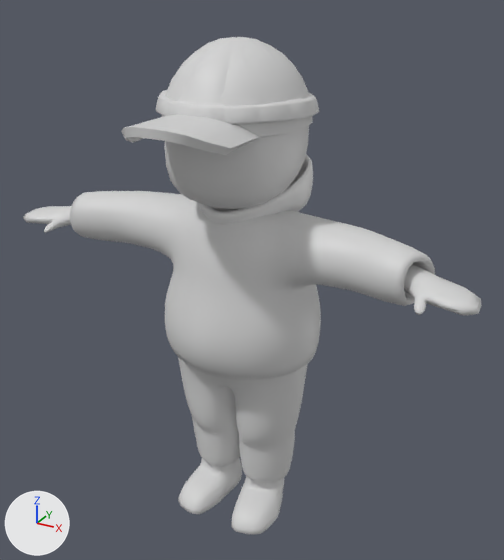
What one commit did to the FBX model Assets/3D/Models/Characters/CharMixamoRig.fbx.
The view is the same before and after, from a 50 mm camera at (1.283, -2.235, 2.184) aimed at (0.073, -0.036, 1.085). Every picture has the same lights, and +X, +Y and +Z are marked at lower left. The older version comes first. Where no turn or scale is listed for an object, it has been applied to the vertices.

In view in the first picture: 'Base Skin', 'Hat', 'Hood', 'Thief Hat', 'Thief Hoodie', 'Thief Pants'.
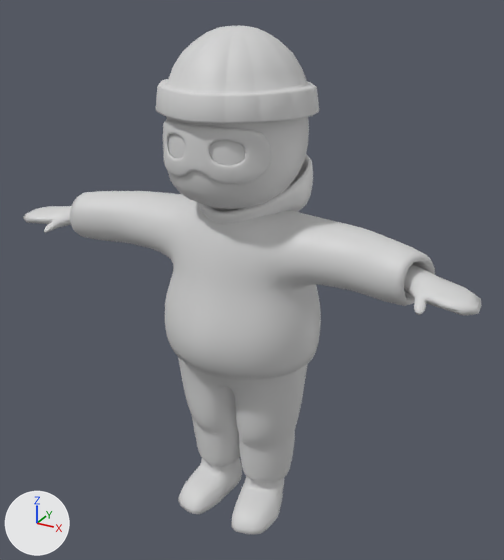
Commit message: add thief mask

Boxes (x1, y1, x2, y2) around the edits, measured in the pictures (504 x 560 px):
'Thief Hat', reshaped (14% taller)
    before: (156, 37, 319, 124)
    after: (156, 25, 319, 124)
'Hat', deleted
    before: (121, 45, 313, 155)
'Thief Mask', added
    after: (163, 120, 271, 184)

Edits to the bpy script that builds the scene:
```text
Change me_cube_030:
    used by ob_thief_hat; location = (0.0, 0.0, 0.0)
    remove me_cube_030.from_pydata(...)  # 737 vertices, 704 faces; spans x -0.294..0.294, y -0.324..0.287, z 1.718..1.981
    add me_cube_030.from_pydata(...)  # 737 vertices, 750 faces; spans x -0.294..0.294, y -0.324..0.287, z 1.719..2.019
    me_cube_030 part 1: 737 vertices removed from x -0.294..0.294, y -0.324..0.287, z 1.718..1.981; 737 vertices added at x -0.294..0.294, y -0.324..0.287, z 1.719..2.019
Add me_mesh_002:
    me_mesh_002.from_pydata(...)  # 2526 vertices, 2528 faces; spans x -0.22..0.22, y -0.297..-0.168, z 1.532..1.722
    me_mesh_002.materials.append(mat_body_002)  # light grey #d5d5d5
Remove ob_hat:
    ob_hat = bpy.data.objects.new('Hat', me_cube_025)
    ob_hat.location = (0.0, 0.0, 0.0)
Add ob_thief_mask:
    ob_thief_mask = bpy.data.objects.new('Thief Mask', me_mesh_002)
    ob_thief_mask.location = (0.0, 0.0, 0.0)
```
